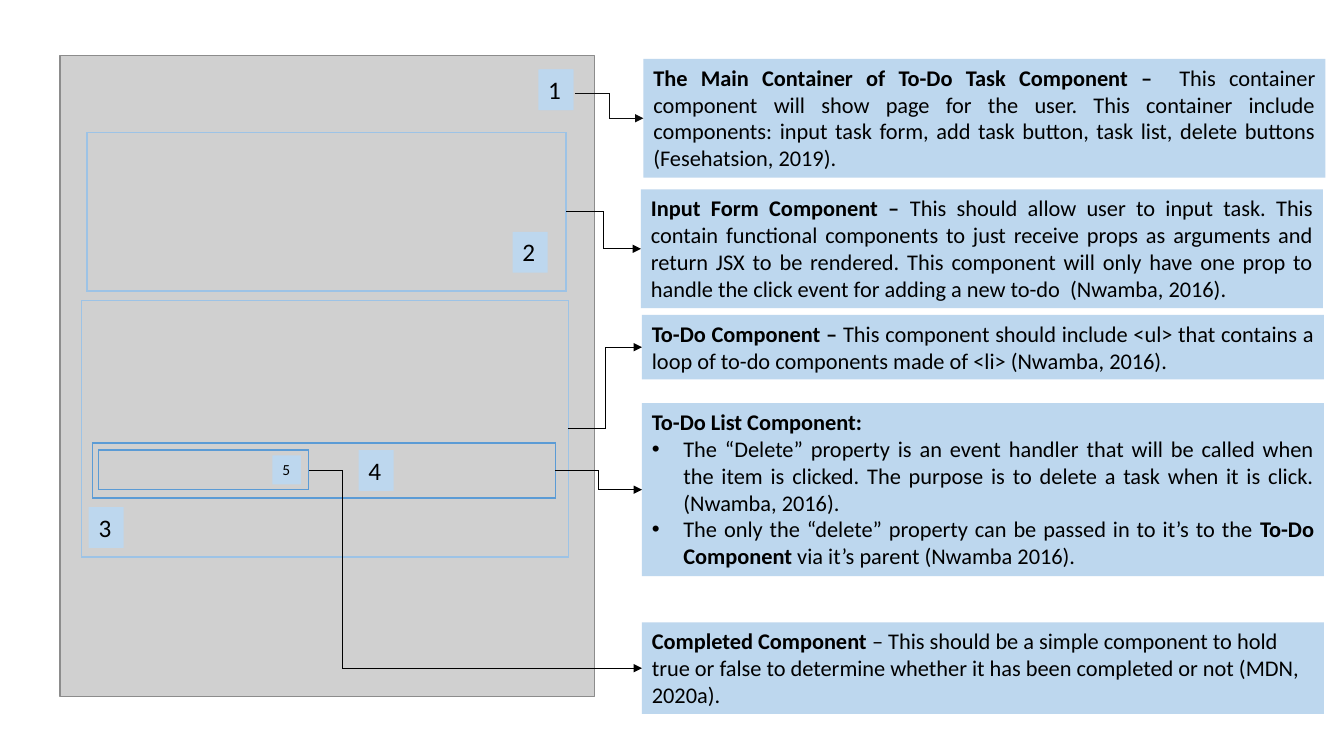
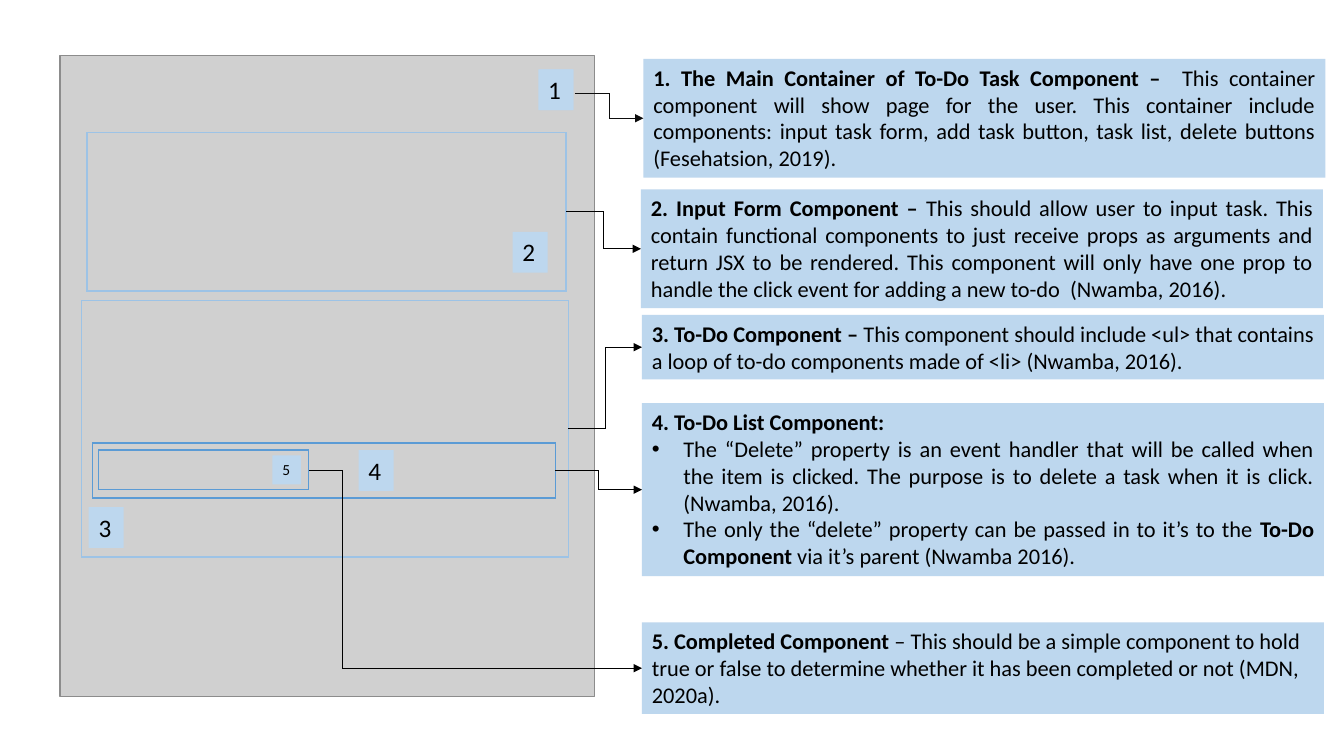
Before and after one commit to jia-von/react-app-planning-assignment, a slide deck: slide 2 of To-Do-App-Illustrations/React To-Do Planning Assignment.pptx. Drawn at 1344x756 pixels with LibreOffice and Linux fonts; fonts in the diff are those of the drawing; grey boxes stand for pictures. Boxes give left, top, right and bottom in pixels: in the first picture for what was removed or moved away, otherwise in the second. Text is boxed around its words. In the diff, an @@ line names an element or a change of style, - is before the commit and + after.

```diff
--- a/To-Do-App-Illustrations/React To-Do Planning Assignment.pptx
+++ b/To-Do-App-Illustrations/React To-Do Planning Assignment.pptx
@@ text in rectangle at [653,70,1315,169]: text changed @@
-The Main Container of To-Do Task Component – This container component will show page for the user. This container include components: input task form, add task button, task list, delete buttons (Fesehatsion, 2019).
+1. The Main Container of To-Do Task Component – This container component will show page for the user. This container include components: input task form, add task button, task list, delete buttons (Fesehatsion, 2019).
@@ text in rectangle at [651,200,1312,301]: text changed @@
-Input Form Component – This should allow user to input task. This contain functional components to just receive props as arguments and return JSX to be rendered. This component will only have one prop to handle the click event for adding a new to-do (Nwamba, 2016).
+2. Input Form Component – This should allow user to input task. This contain functional components to just receive props as arguments and return JSX to be rendered. This component will only have one prop to handle the click event for adding a new to-do (Nwamba, 2016).
@@ text in rectangle at [652,326,1314,373]: text changed @@
-To-Do Component – This component should include <ul> that contains a loop of to-do components made of <li> (Nwamba, 2016).
+3. To-Do Component – This component should include <ul> that contains a loop of to-do components made of <li> (Nwamba, 2016).
@@ text in rectangle at [652,414,885,434]: text changed @@
-To-Do List Component:
+4. To-Do List Component:
@@ text in rectangle at [652,633,1299,706]: text changed @@
-Completed Component – This should be a simple component to hold true or false to determine whether it has been completed or not (MDN, 2020a).
+5. Completed Component – This should be a simple component to hold true or false to determine whether it has been completed or not (MDN, 2020a).
```
Also in this commit, not shown: 2 other slides changed, 4 other files.
